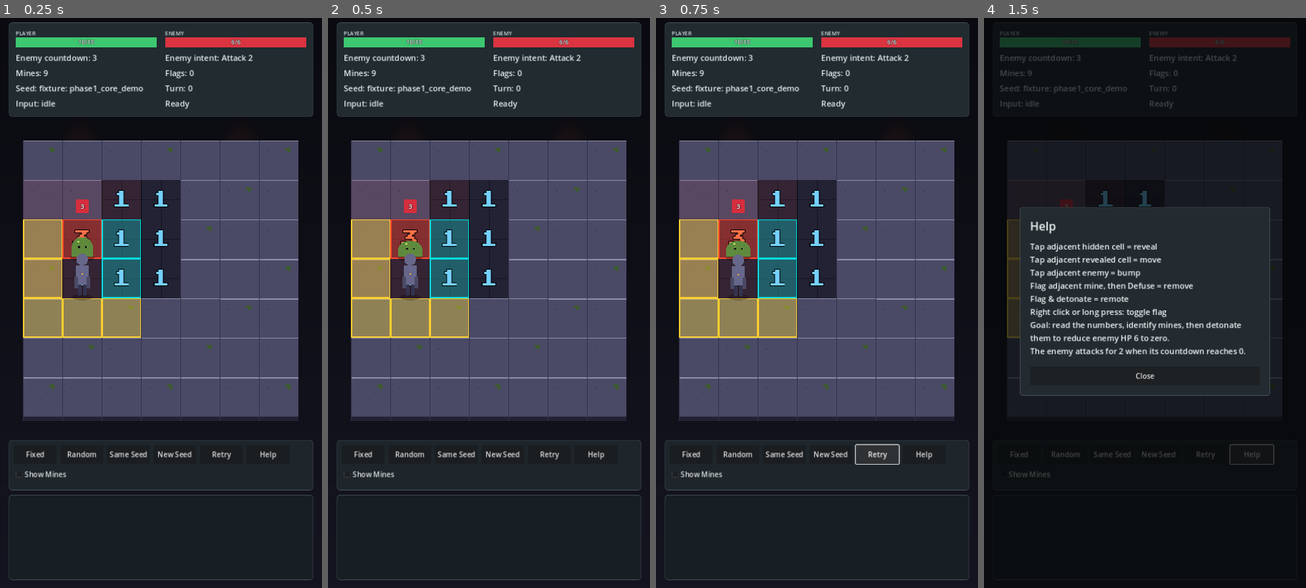
Above: before the commit, frames 1-4 (left to right).
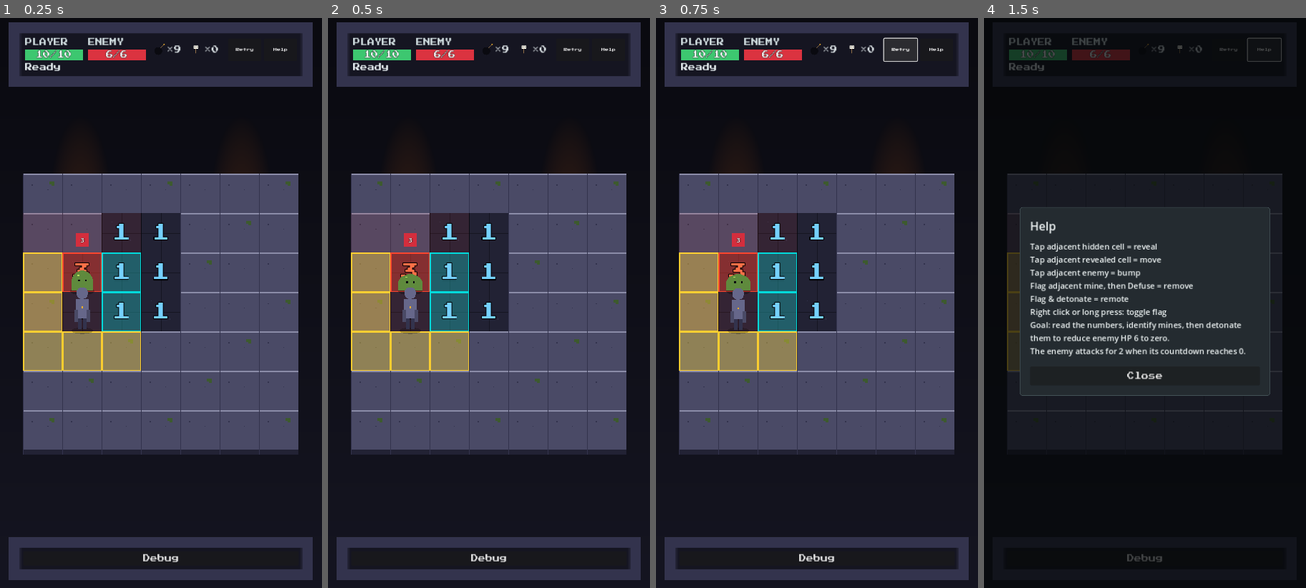
Above: after the commit, the same moments.

Repository: T11retsujitu/minesweeperV2
Game: Godot game, scene res://scenes/main.tscn
Two runs of this game, one before a commit and one after it. Both use one fixed random seed, a clock stepped at 60 frames per second and the inputs below.
Inputs:
- Up to frame 1 (0.25 s): no input
- Up to frame 2 (0.5 s): no input
- Up to frame 3 (0.75 s): click "Retry" at 0.5 s
- Up to frame 4 (1.5 s): click "Help" at 1.25 s

The runs differ from the first frame. In frame 1, 38% of the frame differs, in the area x 2-98%, y 0-99%; in frame 2, 38%; in frame 3, 38%; in frame 4, 3.7%.

Commit message:
feat: 見た目インパクト強化 M-C HUD整理(コンパクトHUD/Debugドロワー/石枠パネル+ピクセルフォント)
Co-Authored-By: Claude Fable 5 <noreply@anthropic.com>
Claude-Session: https://claude.ai/code/session_01RhUfKwvRHFiSDkbDpVhYnq

Diff:
--- a/scripts/presentation/battle_screen.gd
+++ b/scripts/presentation/battle_screen.gd
@@ -9,6 +9,10 @@
 const HpBar = preload("res://scripts/presentation/hp_bar.gd")
 const BoardWorld = preload("res://scripts/presentation/board_world.gd")
 const BackgroundTexture = preload("res://assets/textures/bg/bg_dungeon.png")
+const PixelFont = preload("res://assets/fonts/PressStart2P-Regular.ttf")
+const HudPanelTexture = preload("res://assets/textures/ui/hud_panel.png")
+const IconMineTexture = preload("res://assets/textures/ui/icon_mine.png")
+const IconFlagTexture = preload("res://assets/textures/ui/icon_flag.png")
 
 var controller = BattleController.new(CombatState.RULESET_AVATAR)
 var debug_show_mines = false
@@ -48,6 +52,10 @@
 var terminal_title_label = null
 var terminal_stats_label = null
 var terminal_tween = null
+var debug_drawer_panel = null
+var debug_drawer_content = null
+var debug_drawer_toggle = null
+var debug_drawer_expanded = false
 
 
 func _ready():
@@ -236,11 +244,11 @@
 			mine_count += 1
 		if cell_data["flag_state"] == "flagged":
 			flag_count += 1
-	mines_label.text = "Mines: %d" % (mine_count - flag_count)
+	mines_label.text = "×%d" % (mine_count - flag_count)
 	if _is_recovery_snapshot(snapshot):
-		flags_label.text = "Board: %d/%d" % [int(snapshot.get("safe_cells_revealed", 0)), int(snapshot.get("safe_cells_total", 0))]
+		flags_label.text = "%d/%d" % [int(snapshot.get("safe_cells_revealed", 0)), int(snapshot.get("safe_cells_total", 0))]
 	else:
-		flags_label.text = "Flags: %d" % flag_count
+		flags_label.text = "×%d" % flag_count
 
 
 func _is_recovery_snapshot(snapshot):
@@ -506,7 +514,7 @@
 		var label = Label.new()
 		label.text = str(lines[index])
 		label.autowrap_mode = TextServer.AUTOWRAP_WORD_SMART
-		label.add_theme_font_size_override("font_size", 14)
+		_apply_font(label, 8)
 		label.add_theme_color_override("font_color", Color(0.86, 0.89, 0.90))
 		log_box.add_child(label)
 	await get_tree().process_frame
@@ -606,8 +614,7 @@
 
 	_build_hud()
 	_build_board_area()
-	_build_controls()
-	_build_log()
+	_build_debug_drawer()
 
 	fx_canvas_layer = CanvasLayer.new()
 	fx_canvas_layer.name = "FxLayer"
@@ -632,37 +639,58 @@
 
 
 func _build_hud():
-	var panel = _make_panel(Color(0.13, 0.17, 0.19))
-	panel.custom_minimum_size = Vector2(0, 184)
+	var panel = _make_texture_panel()
+	panel.custom_minimum_size = Vector2(0, 112)
 	root.add_child(panel)
 
-	var margin = _make_margin(14)
+	var margin = _make_margin(12)
 	panel.add_child(margin)
 
-	var hud = GridContainer.new()
-	hud.columns = 2
-	hud.add_theme_constant_override("h_separation", 18)
-	hud.add_theme_constant_override("v_separation", 7)
+	var hud = VBoxContainer.new()
+	hud.mouse_filter = Control.MOUSE_FILTER_IGNORE
+	hud.add_theme_constant_override("separation", 6)
 	margin.add_child(hud)
+
+	var top_row = HBoxContainer.new()
+	top_row.mouse_filter = Control.MOUSE_FILTER_IGNORE
+	top_row.add_theme_constant_override("separation", 12)
+	hud.add_child(top_row)
 
 	player_bar = HpBar.new()
 	player_bar.setup("PLAYER", Balance.PLAYER_MAX_HP, FxConfig.COLOR_HP_PLAYER)
 	enemy_bar = HpBar.new()
 	enemy_bar.setup("ENEMY", Balance.ENEMY_MAX_HP, FxConfig.COLOR_HP_ENEMY)
+	top_row.add_child(player_bar)
+	top_row.add_child(enemy_bar)
+
+	var counters = HBoxContainer.new()
+	counters.mouse_filter = Control.MOUSE_FILTER_IGNORE
+	counters.add_theme_constant_override("separation", 8)
+	top_row.add_child(counters)
+
+	mines_label = _make_hud_label()
+	flags_label = _make_hud_label()
+	counters.add_child(_make_counter(IconMineTexture, mines_label))
+	counters.add_child(_make_counter(IconFlagTexture, flags_label))
+
+	var actions = HBoxContainer.new()
+	actions.add_theme_constant_override("separation", 6)
+	top_row.add_child(actions)
+	_add_small_button(actions, "Retry", _on_retry_pressed)
+	_add_small_button(actions, "Help", _on_help_pressed)
+	finish_button = _add_small_button(actions, "Finish", _on_finish_pressed)
+	finish_button.visible = false
+
+	status_label = _make_hud_label()
+	status_label.text = "Ready"
+	status_label.autowrap_mode = TextServer.AUTOWRAP_WORD_SMART
+	hud.add_child(status_label)
+
 	enemy_countdown_label = _make_hud_label()
 	enemy_intent_label = _make_hud_label()
-	mines_label = _make_hud_label()
-	flags_label = _make_hud_label()
 	seed_label = _make_hud_label()
 	turn_label = _make_hud_label()
 	input_mode_label = _make_hud_label()
-	status_label = _make_hud_label()
-	status_label.text = "Ready"
-
-	hud.add_child(player_bar)
-	hud.add_child(enemy_bar)
-	for label in [enemy_countdown_label, enemy_intent_label, mines_label, flags_label, seed_label, turn_label, input_mode_label, status_label]:
-		hud.add_child(label)
 
 
 func _build_board_area():
@@ -694,18 +722,35 @@
 	board_view.refit_to_slot(board_slot)
 
 
-func _build_controls():
-	var panel = _make_panel(Color(0.12, 0.15, 0.17))
-	panel.custom_minimum_size = Vector2(0, 112)
-	root.add_child(panel)
-
-	var margin = _make_margin(10)
-	panel.add_child(margin)
+func _build_debug_drawer():
+	debug_drawer_panel = _make_texture_panel()
+	debug_drawer_panel.mouse_filter = Control.MOUSE_FILTER_STOP
+	root.add_child(debug_drawer_panel)
+
+	var margin = _make_margin(8)
+	debug_drawer_panel.add_child(margin)
+
+	var drawer = VBoxContainer.new()
+	drawer.add_theme_constant_override("separation", 8)
+	margin.add_child(drawer)
+
+	debug_drawer_toggle = Button.new()
+	debug_drawer_toggle.text = "Debug"
+	debug_drawer_toggle.toggle_mode = true
+	debug_drawer_toggle.button_pressed = false
+	debug_drawer_toggle.custom_minimum_size = Vector2(120, 32)
+	_apply_font(debug_drawer_toggle, 16)
+	debug_drawer_toggle.pressed.connect(_on_debug_drawer_pressed)
+	drawer.add_child(debug_drawer_toggle)
+
+	debug_drawer_content = VBoxContainer.new()
+	debug_drawer_content.add_theme_constant_override("separation", 8)
+	drawer.add_child(debug_drawer_content)
 
 	var controls = HFlowContainer.new()
 	controls.add_theme_constant_override("h_separation", 8)
 	controls.add_theme_constant_override("v_separation", 8)
-	margin.add_child(controls)
+	debug_drawer_content.add_child(controls)
 
 	_add_button(controls, "Fixed", _on_fixed_pressed)
 	_add_button(controls, "Random", _on_random_pressed)
@@ -713,34 +758,48 @@
 	_add_button(controls, "New Seed", _on_new_seed_pressed)
 	_add_button(controls, "Retry", _on_retry_pressed)
 	_add_button(controls, "Help", _on_help_pressed)
-	finish_button = _add_button(controls, "Finish", _on_finish_pressed)
-	finish_button.visible = false
-
-	if OS.is_debug_build():
-		mine_toggle = CheckBox.new()
-		mine_toggle.text = "Show Mines"
-		mine_toggle.add_theme_font_size_override("font_size", 16)
-		mine_toggle.toggled.connect(_on_mine_toggle_toggled)
-		controls.add_child(mine_toggle)
-
-
-func _build_log():
-	var panel = _make_panel(Color(0.09, 0.12, 0.14))
-	panel.custom_minimum_size = Vector2(0, 190)
-	root.add_child(panel)
-
-	var margin = _make_margin(10)
-	panel.add_child(margin)
+
+	mine_toggle = CheckBox.new()
+	mine_toggle.text = "Show Mines"
+	_apply_font(mine_toggle, 16)
+	mine_toggle.toggled.connect(_on_mine_toggle_toggled)
+	controls.add_child(mine_toggle)
+
+	var info = GridContainer.new()
+	info.columns = 2
+	info.add_theme_constant_override("h_separation", 16)
+	info.add_theme_constant_override("v_separation", 5)
+	debug_drawer_content.add_child(info)
+	for label in [enemy_countdown_label, enemy_intent_label, seed_label, turn_label, input_mode_label]:
+		info.add_child(label)
 
 	log_scroll = ScrollContainer.new()
+	log_scroll.custom_minimum_size = Vector2(0, 88)
 	log_scroll.size_flags_horizontal = Control.SIZE_EXPAND_FILL
 	log_scroll.size_flags_vertical = Control.SIZE_EXPAND_FILL
-	margin.add_child(log_scroll)
+	debug_drawer_content.add_child(log_scroll)
 
 	log_box = VBoxContainer.new()
 	log_box.size_flags_horizontal = Control.SIZE_EXPAND_FILL
 	log_box.add_theme_constant_override("separation", 3)
 	log_scroll.add_child(log_box)
+
+	_apply_debug_drawer_state()
+	if not OS.is_debug_build():
+		debug_drawer_panel.visible = false
+
+
+func _on_debug_drawer_pressed():
+	debug_drawer_expanded = debug_drawer_toggle.button_pressed
+	_apply_debug_drawer_state()
+
+
+func _apply_debug_drawer_state():
+	if debug_drawer_panel == null:
+		return
+	debug_drawer_content.visible = debug_drawer_expanded
+	debug_drawer_toggle.text = "Debug ▲" if debug_drawer_expanded else "Debug"
+	debug_drawer_panel.custom_minimum_size = Vector2(0, 250 if debug_drawer_expanded else 48)
 
 
 func _build_preview_overlay():
@@ -892,6 +951,17 @@
 	return panel
 
 
+func _make_texture_panel():
+	var panel = PanelContainer.new()
+	panel.size_flags_horizontal = Control.SIZE_EXPAND_FILL
+	var style = StyleBoxTexture.new()
+	style.texture = HudPanelTexture
+	for side in [SIDE_LEFT, SIDE_TOP, SIDE_RIGHT, SIDE_BOTTOM]:
+		style.set_texture_margin(side, 24.0)
+	panel.add_theme_stylebox_override("panel", style)
+	return panel
+
+
 func _make_margin(size):
 	var margin = MarginContainer.new()
 	margin.add_theme_constant_override("margin_left", size)
@@ -903,10 +973,31 @@
 
 func _make_hud_label():
 	var label = Label.new()
-	label.add_theme_font_size_override("font_size", 18)
+	_apply_font(label, 16)
 	label.add_theme_color_override("font_color", Color(0.90, 0.93, 0.94))
 	label.size_flags_horizontal = Control.SIZE_EXPAND_FILL
+	label.mouse_filter = Control.MOUSE_FILTER_IGNORE
 	return label
+
+
+func _make_counter(icon_texture, label):
+	var box = HBoxContainer.new()
+	box.mouse_filter = Control.MOUSE_FILTER_IGNORE
+	box.custom_minimum_size = Vector2(76, 32)
+	box.add_theme_constant_override("separation", 3)
+
+	var icon = TextureRect.new()
+	icon.texture = icon_texture
+	icon.expand_mode = TextureRect.EXPAND_IGNORE_SIZE
+	icon.stretch_mode = TextureRect.STRETCH_KEEP_ASPECT_CENTERED
+	icon.custom_minimum_size = Vector2(32, 32)
+	icon.mouse_filter = Control.MOUSE_FILTER_IGNORE
+	box.add_child(icon)
+
+	label.vertical_alignment = VERTICAL_ALIGNMENT_CENTER
+	label.custom_minimum_size = Vector2(40, 32)
+	box.add_child(label)
+	return box
 
 
 func _make_overlay():
@@ -946,7 +1037,22 @@
 	var button = Button.new()
 	button.text = text
 	button.custom_minimum_size = Vector2(96, 42)
-	button.add_theme_font_size_override("font_size", 16)
+	_apply_font(button, 16)
 	button.pressed.connect(callback)
 	parent.add_child(button)
 	return button
+
+
+func _add_small_button(parent, text, callback):
+	var button = Button.new()
+	button.text = text
+	button.custom_minimum_size = Vector2(74, 32)
+	_apply_font(button, 8)
+	button.pressed.connect(callback)
+	parent.add_child(button)
+	return button
+
+
+func _apply_font(control, font_size):
+	control.add_theme_font_override("font", PixelFont)
+	control.add_theme_font_size_override("font_size", font_size)
--- a/scripts/presentation/hp_bar.gd
+++ b/scripts/presentation/hp_bar.gd
@@ -1,6 +1,7 @@
 extends Control
 
 const FxConfig = preload("res://scripts/presentation/fx_config.gd")
+const PixelFont = preload("res://assets/fonts/PressStart2P-Regular.ttf")
 
 var max_value = 1
 var current_value = 0.0
@@ -78,12 +79,13 @@
 
 
 func _build_view():
-	custom_minimum_size = Vector2(0, 44)
+	custom_minimum_size = Vector2(0, 50)
 	size_flags_horizontal = Control.SIZE_EXPAND_FILL
 	mouse_filter = Control.MOUSE_FILTER_IGNORE
 
 	title_label = Label.new()
-	title_label.add_theme_font_size_override("font_size", 12)
+	title_label.add_theme_font_override("font", PixelFont)
+	title_label.add_theme_font_size_override("font_size", 16)
 	title_label.add_theme_color_override("font_color", Color(0.82, 0.87, 0.88))
 	title_label.mouse_filter = Control.MOUSE_FILTER_IGNORE
 	add_child(title_label)
@@ -107,7 +109,8 @@
 	value_label = Label.new()
 	value_label.horizontal_alignment = HORIZONTAL_ALIGNMENT_CENTER
 	value_label.vertical_alignment = VERTICAL_ALIGNMENT_CENTER
-	value_label.add_theme_font_size_override("font_size", 13)
+	value_label.add_theme_font_override("font", PixelFont)
+	value_label.add_theme_font_size_override("font_size", 16)
 	value_label.add_theme_color_override("font_color", Color(0.96, 0.98, 0.98))
 	value_label.add_theme_constant_override("outline_size", 2)
 	value_label.add_theme_color_override("font_outline_color", Color.BLACK)
@@ -121,11 +124,11 @@
 	if title_label == null:
 		return
 	var width = max(0.0, size.x)
-	var title_height = 16.0
-	var bar_height = 22.0
+	var title_height = 20.0
+	var bar_height = 24.0
 	title_label.position = Vector2.ZERO
 	title_label.size = Vector2(width, title_height)
-	bar_background.position = Vector2(0.0, 18.0)
+	bar_background.position = Vector2(0.0, 24.0)
 	bar_background.size = Vector2(width, bar_height)
 	ghost_rect.position = Vector2.ZERO
 	fill_rect.position = Vector2.ZERO
Not shown, changed: docs/llm-status.md
